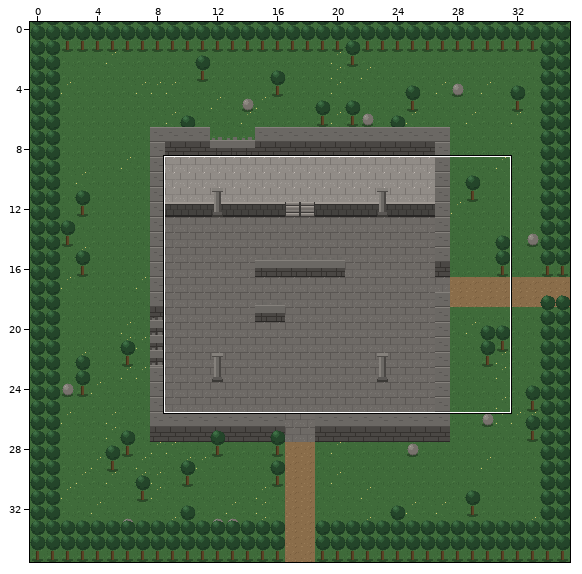
A Tiled map (JSON) gets an edit: client/public/maps/ruinas.tmj. Above, an overview of the earlier version with the close-up marked.
Close-up. The starting point:
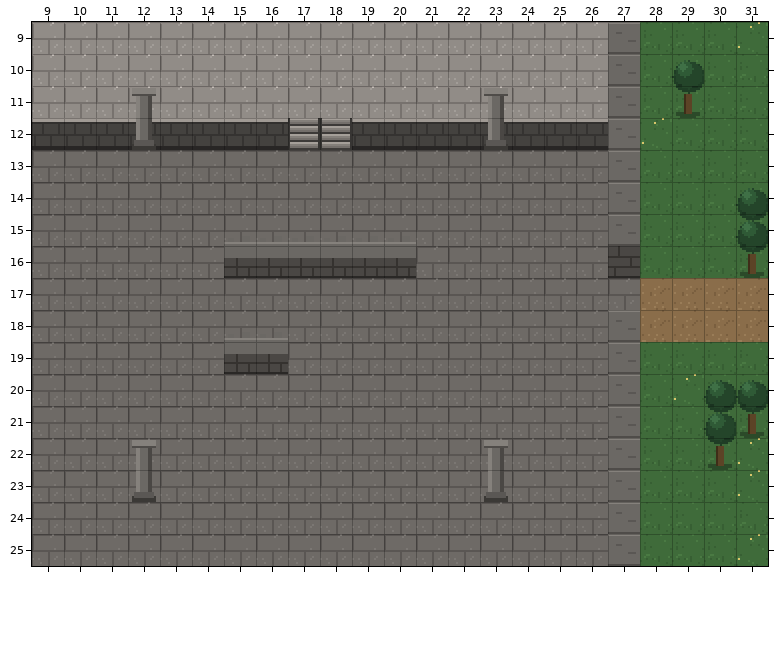
Cells are 16x16 px. Shown: x 9..31, y 9..25.
Once edited:
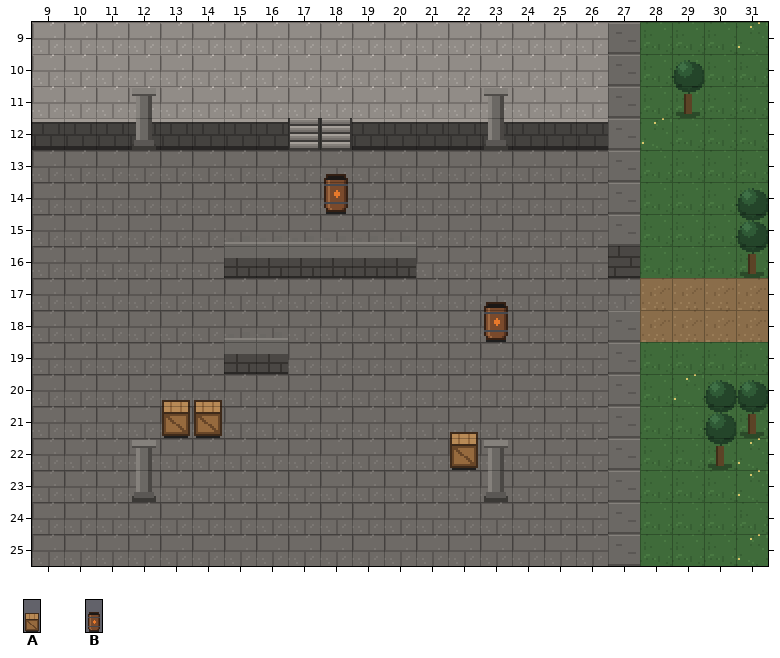
Key: from "placeholder-tall": A 5, B 6.
Objects are placed by their top-left corner, in cells (3,4 is the top-left corner of cell 3,4); size is 1x1 cell unless given.
Change:
Layer "objects":
A new object: B "barril" at 18,13 size 1x2.
A new object: B "barril" at 23,17 size 1x2.
A new object: A "caixote" at 13,20 size 1x2.
A new object: A "caixote" at 14,20 size 1x2.
A new object: A "caixote" at 22,21 size 1x2.
